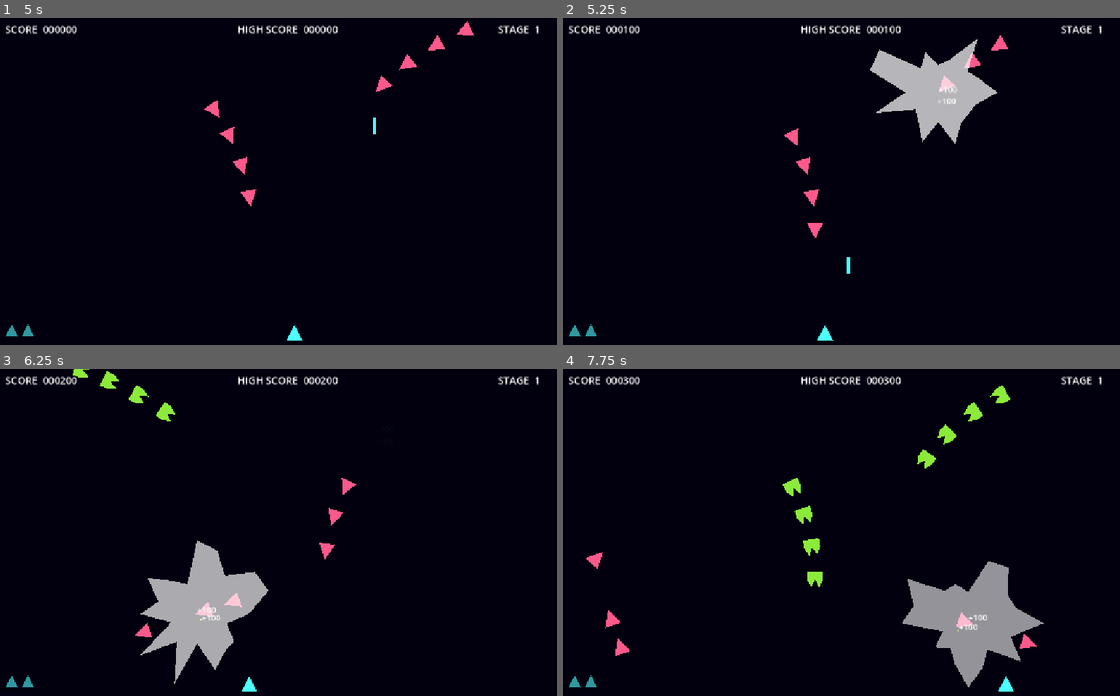
Above: before the commit, frames 1-4 (two rows, left to right).
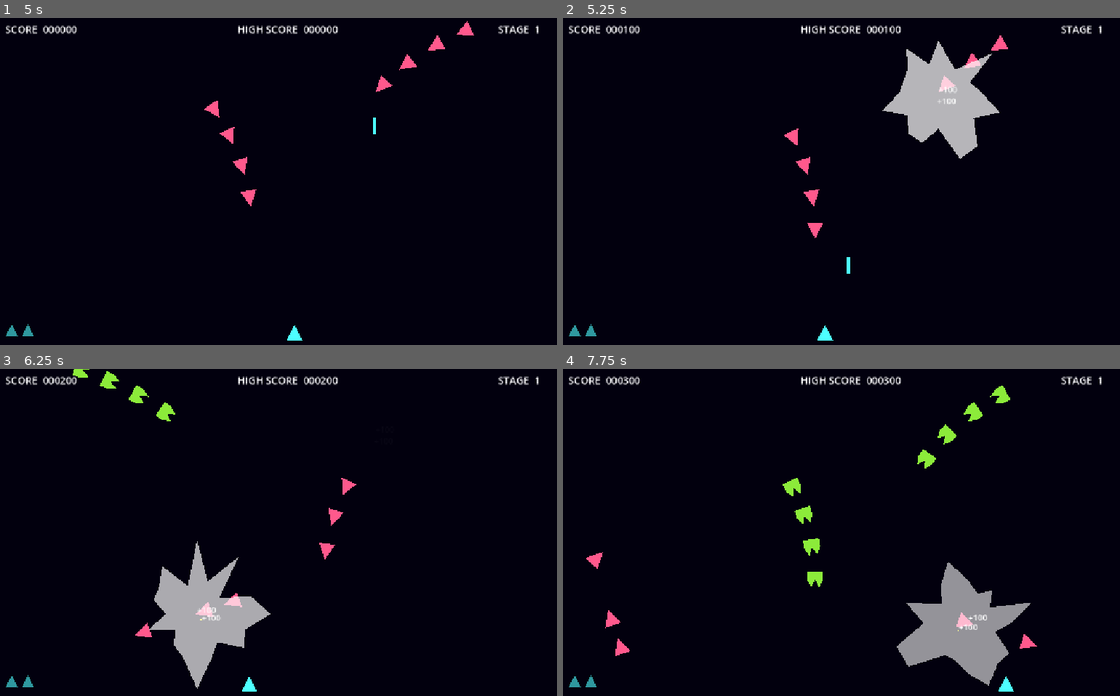
Above: after the commit, the same moments.

Repository: devbernardolopes/pew-pew-bubblegum
Game: Godot game, scene res://scenes/universe.tscn
The game is run twice, just before and just after one commit, with the same random seed, the same clock (stepped at 60 frames per second) and the same inputs.
Inputs:
- Up to frame 1 (5 s): tap Enter at 0.5 s; hold Right (right) 0.53-1.28 s; hold X (fire) 0.53-1.28 s; hold Left (left) 1.28-2.03 s; tap X (fire) at 1.35, 2.85, 4.35 s; hold X (fire) 2.03-2.78 s; hold Right (right) 2.03-3.53 s; hold X (fire) 3.53-4.28 s; hold Left (left) from 3.53 s (still down)
- Up to frame 2 (5.25 s): keep holding Left (left); hold X (fire) from 5.03 s (still down)
- Up to frame 3 (6.25 s): release Left (left) at 5.78 s; release X (fire) at 5.78 s; hold Right (right) from 5.78 s (still down); tap X (fire) at 5.85 s
- Up to frame 4 (7.75 s): keep holding Right (right); hold X (fire) 6.53-7.28 s; tap X (fire) at 7.35 s

Frame 1 is identical in both runs. In frame 2, 2.0% of the frame differs, in the area x 55-79%, y 6-44%; in frame 3, 2.4%; in frame 4, 2.8%, in the area x 59-87%, y 58-98%.

Commit message:
removed unused variables

Diff:
--- a/scripts/effects/explosion.gd
+++ b/scripts/effects/explosion.gd
@@ -49,7 +49,6 @@
 		var dir: Vector2 = Vector2.from_angle(randf_range(0.0, TAU))
 		var distance: float = randf_range(40.0, 120.0) * _scale
 		var rot: float = randf_range(-TAU, TAU)
-		var rot_speed: float = randf_range(-6.0, 6.0)
 
 		var tween: Tween = create_tween()
 		tween.set_parallel(true)
--- a/scripts/effects/hit_spark.gd
+++ b/scripts/effects/hit_spark.gd
@@ -4,7 +4,6 @@
 func setup(_position: Vector2, direction: Vector2 = Vector2.UP, _scale: float = 0.2) -> void:
 	global_position = _position
 	var points: PackedVector2Array = Helpers.get_polygon(Helpers.VISUAL.BULLET)
-	var offset: Vector2 = Vector2.ONE * Helpers.ENTITY_HALF_WIDTH * _scale
 	var scaled_points: PackedVector2Array = []
 	for p in points:
 		scaled_points.append((p - Vector2(Helpers.ENTITY_WIDTH / 2.0, Helpers.ENTITY_WIDTH / 2.0)) * _scale)
